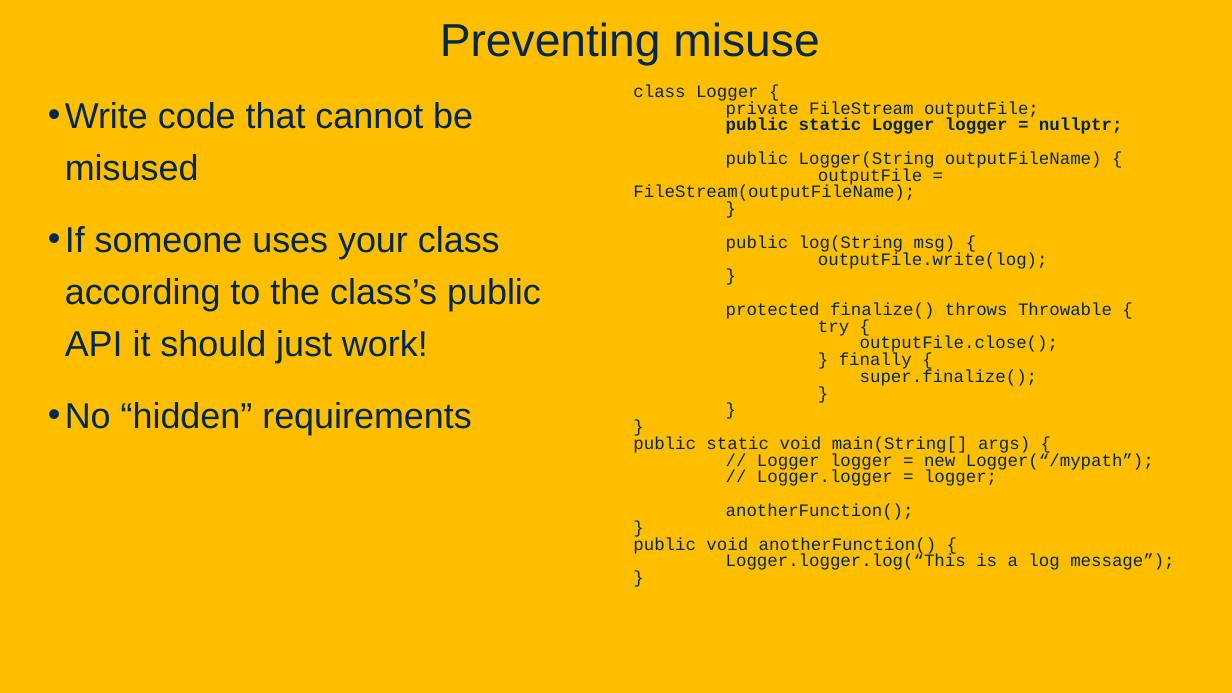
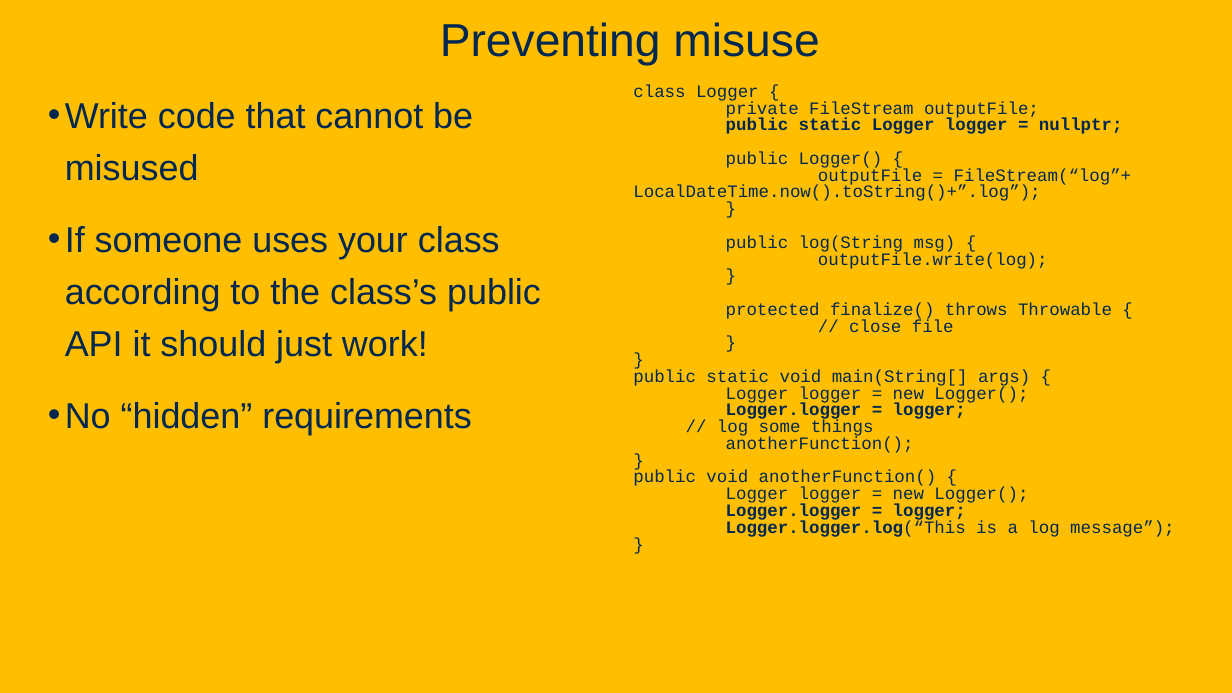
Before and after one commit to davsec-teaching/ecs160-f25, a slide deck: slide 13 of slides/8_design_patterns.pptx. Drawn at 1232x693 pixels with LibreOffice and Linux fonts; fonts in the diff are those of the drawing; background and template pictures are left out. Boxes give left, top, right and bottom in pixels: in the first picture for what was removed or moved away, otherwise in the second. Text is boxed around its words. In the diff, an @@ line names an element or a change of style, - is before the commit and + after.

```diff
--- a/slides/8_design_patterns.pptx
+++ b/slides/8_design_patterns.pptx
@@ text at (633, 152, 1132, 203): text changed @@
-public Logger(String outputFileName) {
-outputFile = FileStream(outputFileName);
+public Logger() {
+outputFile = FileStream(“log”+ LocalDateTime.now().toString()+”.log”);
@@ text at (849, 320, 954, 332): text changed @@
-try {
-outputFile.close();
-} finally {
-super.finalize();
-}
+// close file
@@ text at (717, 387, 1028, 438): text changed @@
-// Logger logger = new Logger(“/mypath”);
-// Logger.logger = logger;
+Logger logger = new Logger();
+Logger.logger = logger;
+// log some things
@@ text at (726, 487, 1028, 522): paragraph added @@
+Logger logger = new Logger();
+Logger.logger = logger;
@@ text at (726, 521, 1174, 537): bold on in "Logger.logger.log(“This" @@
```
Also in this commit, not shown: 5 other slides changed, 1 other file.
